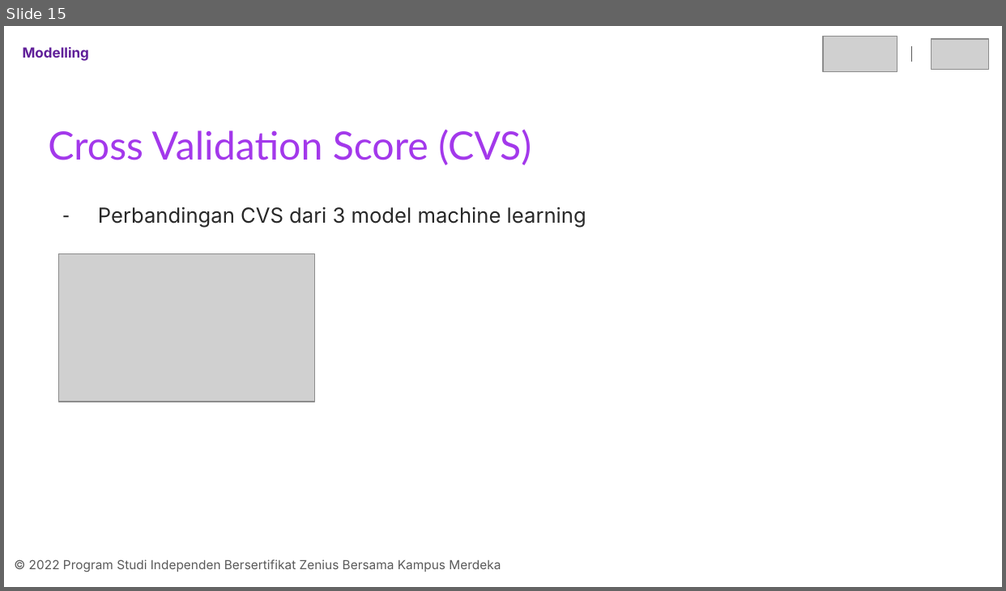
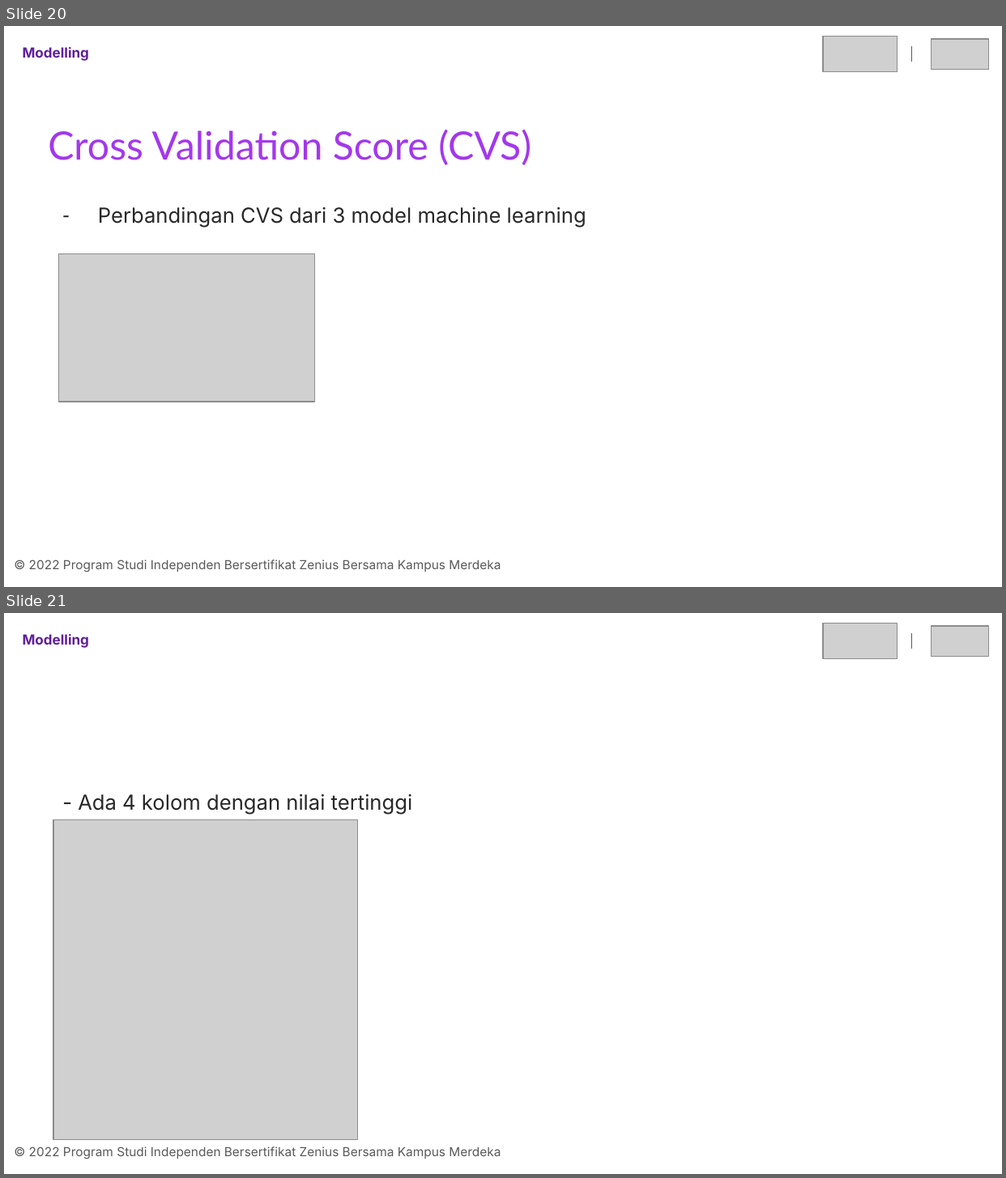
Before and after one commit to blitzaaard/final-project-kelompok-5-Aditya-Bariq-Ikhsan, a slide deck: final-project-kelompok-5-Aditya Bariq Ikhsan.pptx. Shown one above the other, each under a label of ours: slide 15 before the commit, slides 20 and 21 after it. The pictures are 1006x591 and 1006x1178 pixels, drawn with LibreOffice and Linux fonts; fonts in the diff are those of the drawing; grey boxes stand for pictures. Boxes give left, top, right and bottom in pixels: in the first picture for what was removed or moved away, otherwise in the second. Text is boxed around its words. In the diff, an @@ line names an element or a change of style, - is before the commit and + after.

```diff
--- a/final-project-kelompok-5-Aditya Bariq Ikhsan.pptx
+++ b/final-project-kelompok-5-Aditya Bariq Ikhsan.pptx
@@ slide 21 added at box(4, 613, 1002, 1174), background #FFFFFF @@
@@ text added at box(23, 634, 89, 648), 10 pt, text #601F99, bold @@
+Modelling
@@ picture added at box(823, 623, 898, 658) @@
@@ line added from (911, 633) to (911, 649), #595959 0.75 pt @@
@@ picture added at box(931, 626, 988, 657) @@
@@ text added at box(78, 794, 413, 815), 15 pt, text #282828 @@
+- Ada 4 kolom dengan nilai tertinggi
@@ picture added at box(54, 820, 358, 1139) @@
@@ text added at box(29, 1147, 501, 1160), 9 pt, text #595959 @@
+© 2022 Program Studi Independen Bersertifikat Zenius Bersama Kampus Merdeka
@@ what was slide 15 is now slide 20 @@
```
Also in this commit, not shown: 4 slides changed, 5 other slides added, 1 other file.
